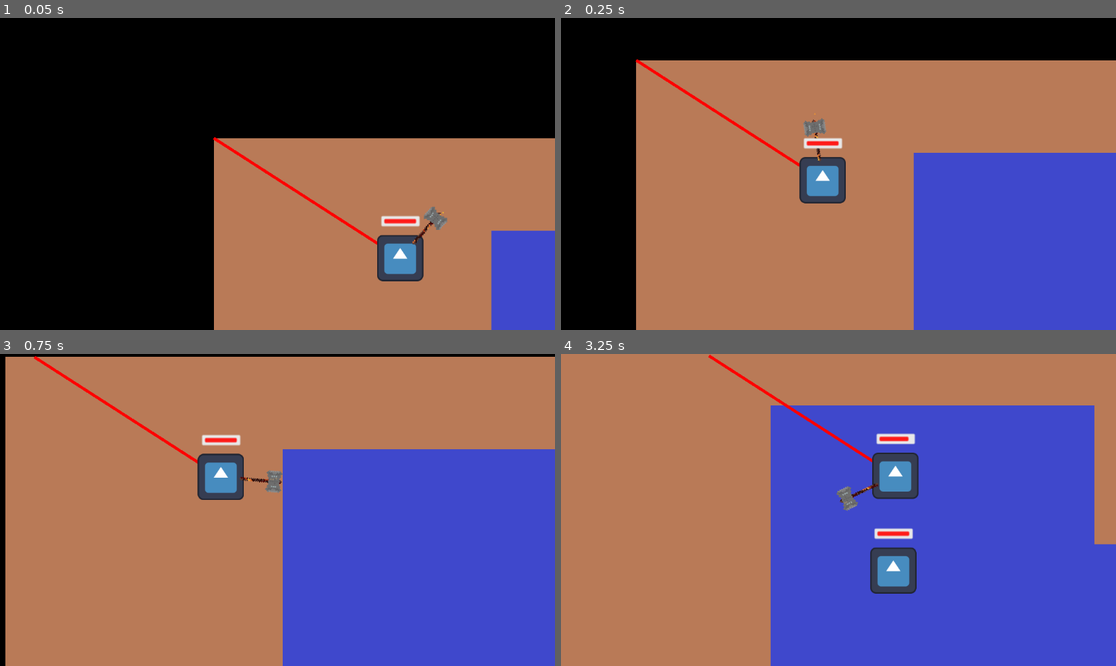
Above: before the commit, frames 1-4 (two rows, left to right).
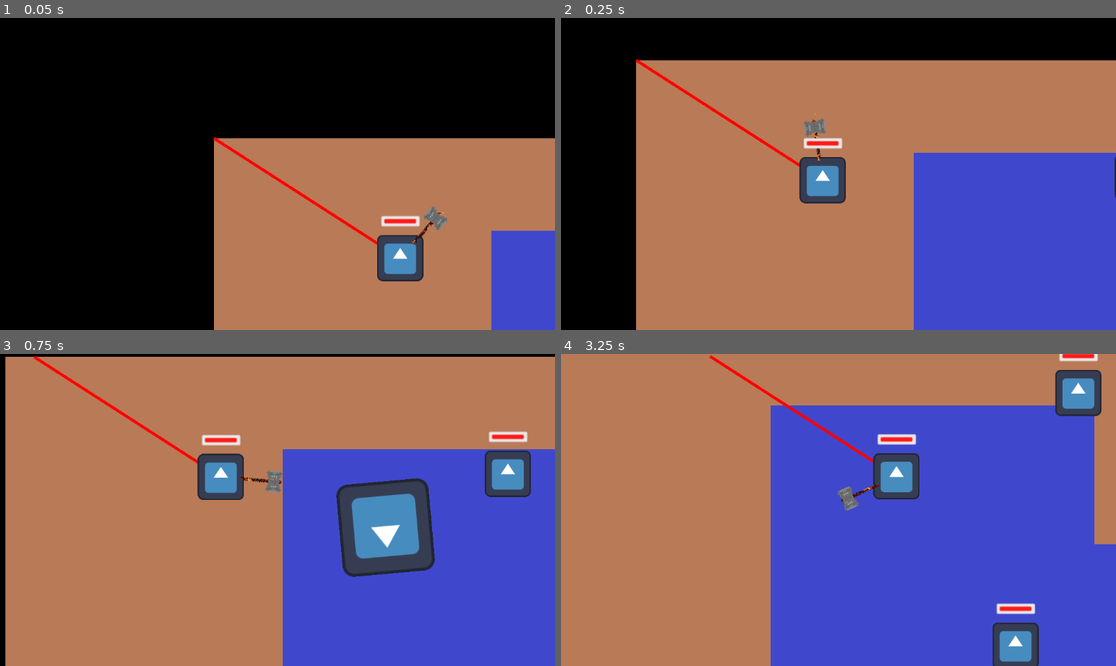
Above: after the commit, the same moments.

Repository: Arthexs/Rising-gamejam
Game: Godot game, scene res://Scenes/Main/main.tscn
The game is run twice, just before and just after one commit, with the same random seed, the same clock (stepped at 60 frames per second) and the same inputs. The engine's default icon, where the game draws it, is replaced by a stand-in: a white triangle on a blue panel in a dark square.
Inputs (mouse positions are in pixels of both pictures, inside the frame that each line leads up to):
- Up to frame 1 (0.05 s): no input
- Up to frame 2 (0.25 s): no input
- Up to frame 3 (0.75 s): move the mouse to (399, 494) at 0.52 s; hold D (Right) from 0.53 s (still down)
- Up to frame 4 (3.25 s): move the mouse to (727, 525) at 1.27 s; release D (Right) at 1.28 s; hold S (Down) 1.28-2.03 s; move the mouse to (894, 441) at 2.02 s; hold D (Right) 2.03-2.78 s; move the mouse to (810, 572) at 2.77 s; hold W (Up) from 2.78 s (still down)

Frame 1 is identical in both runs. In frame 2, less than 0.1% of the frame differs, in the area x 99-100%, y 44-58%; in frame 3, 6.4%, in the area x 60-96%, y 24-72%; in frame 4, 4.9%.
Error before the commit: Parse Error: Variable "friction_coefficient" has the same name as a previously declared variable. (res://Scenes/Mobs/ranged_mob.gd:17)

Commit message:
fixed some random problems

Diff:
--- a/Scenes/Main/main.tscn
+++ b/Scenes/Main/main.tscn
@@ -18,8 +18,7 @@
 mob_scene = ExtResource("5_p6jpk")
 
 [node name="RangedMob" parent="." node_paths=PackedStringArray("player") instance=ExtResource("2_p6jpk")]
-position = Vector2(193, 455)
-mass = 30.0
+position = Vector2(347, 81)
 player = NodePath("../Player")
 
 [node name="Player" parent="." instance=ExtResource("2_qw60k")]
@@ -27,6 +26,7 @@
 
 [node name="meleeMob" parent="." node_paths=PackedStringArray("player") instance=ExtResource("5_p6jpk")]
 position = Vector2(417, 268)
+mass = 30.0
 lock_rotation = true
 player = NodePath("../Player")
 
--- a/Scenes/Mobs/melee_mob.gd
+++ b/Scenes/Mobs/melee_mob.gd
@@ -5,7 +5,7 @@
 #@export var speed: float = 50.0
 @export var agent: NavigationAgent2D
 @export var player: Player
-@export var damage: float = 10.0
+@export var attack_power: float = 10.0
 @export var attack_interval: float = 1.0
 
 @export var force_threshold: float = 170000 # force threshold to be send flying
@@ -95,7 +95,7 @@
 
 func try_attack():
 	if player_in_range and attack_timer.is_stopped():
-		player_in_range.take_damage(damage)
+		player_in_range.take_damage(attack_power)
 		attack_timer.start()
 
 func _on_attack_timer_timeout() -> void:
--- a/Scenes/Mobs/ranged_mob.gd
+++ b/Scenes/Mobs/ranged_mob.gd
@@ -4,19 +4,16 @@
 
 @export var preferred_distance: float = 500.0 # sweet spot distance
 @export var tolerance: float = 50.0           # +/- range around preferred_distance
-@export var speed: float = 200.0
+#@export var speed: float = 200.0
 @export var agent: NavigationAgent2D
 @export var player: Player
 @export var acceleration: float = 0.6
-@export var friction_coefficient: float = 25 # px/m/s
+@export var friction_coefficient: float = 40 # px/m/s
 var movement_force = acceleration * mass * 32 # px/m
 
 @export var force_threshold: float = 170000 # force threshold to be send flying
 @export var brake_threshold: float = 0.6 # Fraction of velocity needed to be lost to take damage on impact
 @export var damage_tuner: float = 1.0
-@export var friction_coefficient: float = 50 # px/m/s
-@export var acceleration: float = 3.0
-var movement_force = acceleration * mass * 32 # px/m
 
 @export var projectile_scene: PackedScene
 @export var shoot_interval: float = 1.5
@@ -24,7 +21,6 @@
 
 signal death()
 
-var speed_scalar: float = 200.0
 var player_in_range: Player = null
 
 var health_module: HealthModule
@@ -35,9 +31,6 @@
 @onready var shooting_timer = $ShootingTimer
 @onready var shooting_area = $ShootingArea
 @onready var collision_shape = $ShootingArea/CollisionShape2D
-#@export var force_threshold: float = 300000 # force threshold to be send flying
-#@export var brake_threshold: float = 0.6 # Fraction of velocity needed to be lost to take damage on impact
-#@export var damage_tuner: float = 1.0
 
 func _ready() -> void:
 	mass_max = mass
@@ -65,6 +58,8 @@
 	var distance = to_player.length()
 	var direction: Vector2 = to_player.normalized()
 
+	handle_damage(delta)
+
 	# Decide behavior based on distance
 	if distance > preferred_distance + tolerance:
 		# Too far → move closer
@@ -83,9 +78,11 @@
 
 	var force: float = abs(delta_vel)/delta * mass_max
 
+	#print("force on ranged: ", force, "/", force_threshold)
+
 	if force > force_threshold:
 		var damage: float = force/25000 * damage_tuner
-		#print("damage taken: ", damage)
+		#print("damage taken: ", damage, " | ", force/25000, "*", damage_tuner)
 		health_module.take_damage(damage)
 		mass = 0.1*mass_max
 		#apply_central_force(linear_velocity.normalized() * force)
--- a/Scenes/Mobs/ranged_mob.tscn
+++ b/Scenes/Mobs/ranged_mob.tscn
@@ -20,7 +20,6 @@
 lock_rotation = true
 script = ExtResource("1_jcomp")
 agent = NodePath("NavigationAgent2D")
-damage_tuner = 7.0
 projectile_scene = ExtResource("2_5bao8")
 
 [node name="CollisionShape2D" type="CollisionShape2D" parent="."]
